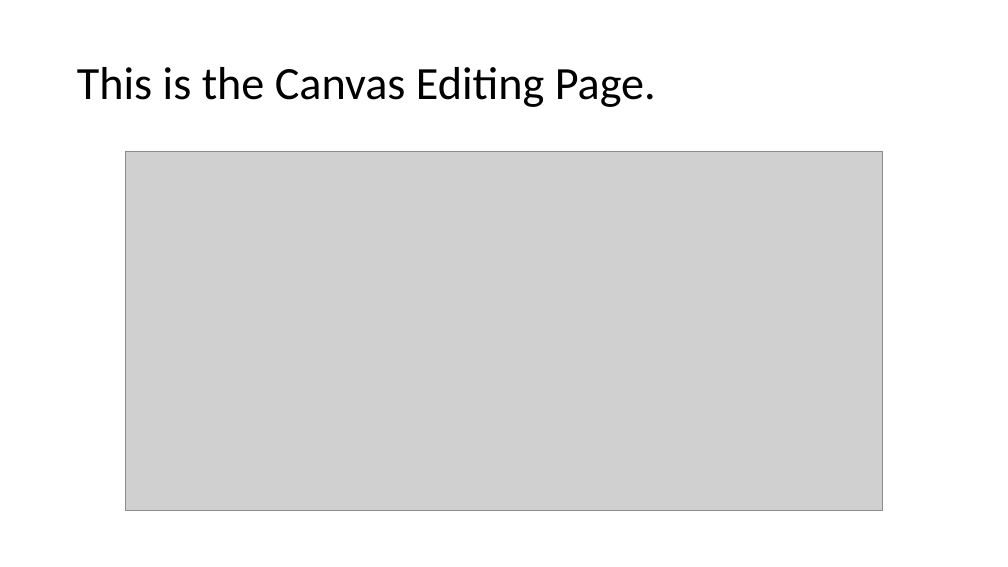
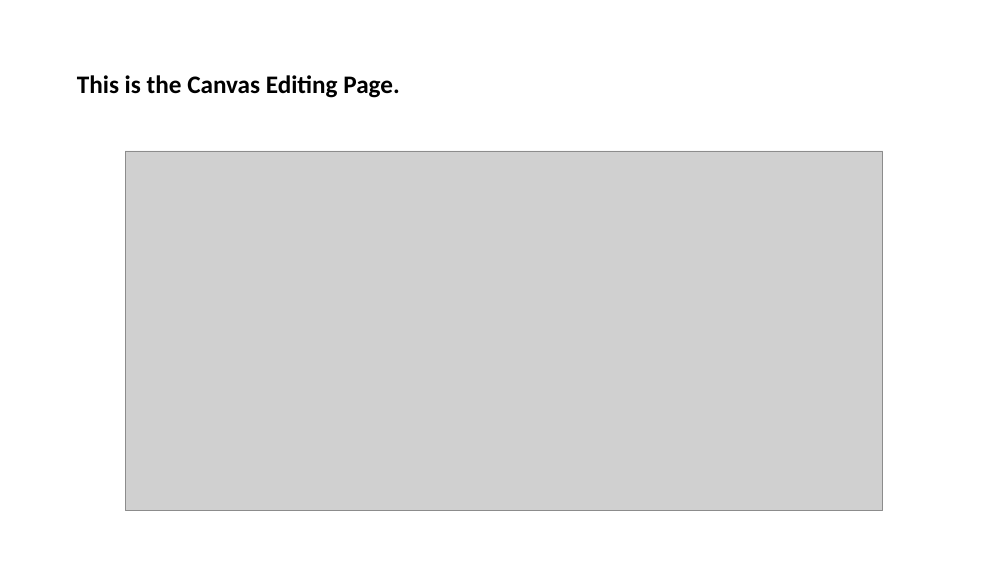
Before and after one commit to raagaraam/PowerApps, a slide deck: slide 58 of POWER APPS.pptx (slide 39 before the commit). Drawn at 1008x567 pixels with LibreOffice and Linux fonts; fonts in the diff are those of the drawing; grey boxes stand for pictures. Boxes give left, top, right and bottom in pixels: in the first picture for what was removed or moved away, otherwise in the second. Text is boxed around its words. In the diff, an @@ line names an element or a change of style, - is before the commit and + after.

```diff
--- a/POWER APPS.pptx
+++ b/POWER APPS.pptx
@@ title "This is the Canvas Editing ..." at <box>77,75,399,98</box>: size 44 to 24 pt, bold on @@
```
Also in this commit, not shown: 10 other slides changed, 59 slides added, 6 slides removed.
